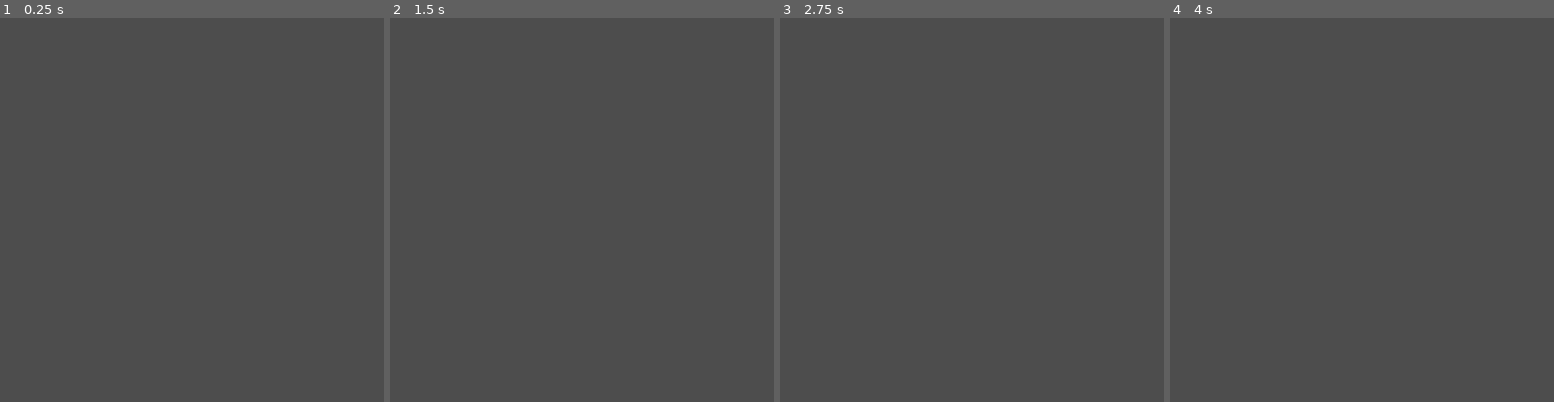
Above: before the commit, frames 1-4 (left to right).
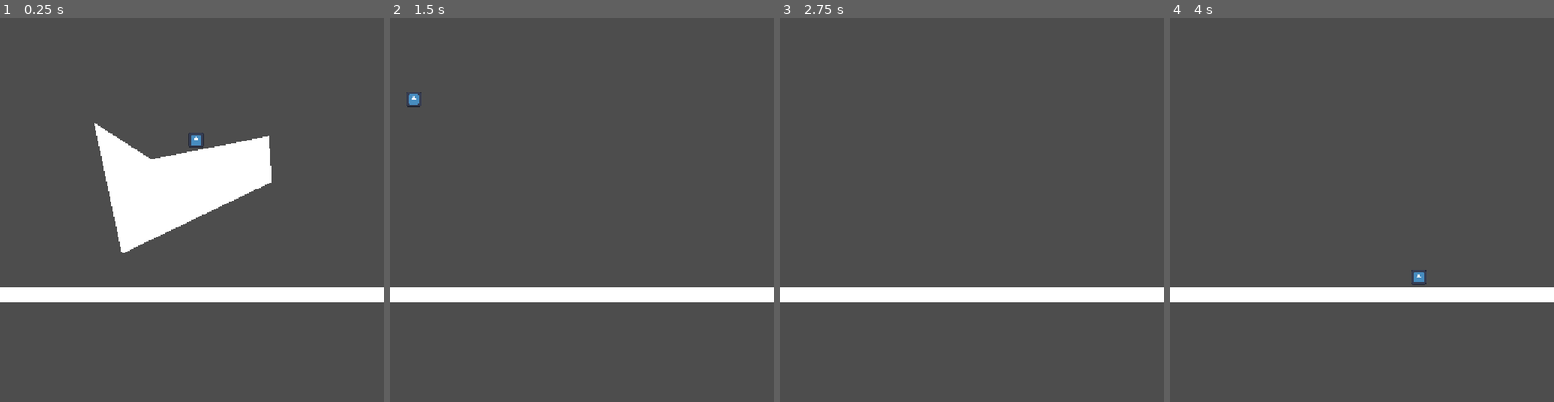
Above: after the commit, the same moments.

Repository: xorblo-doitus/OOB
Game: Godot game, scene res://src/gameplay/world/world.tscn
Same seed, same stepped clock (60 frames per second), same inputs: the game is played once before the commit and once after it. The engine's default icon, where the game draws it, is replaced by a stand-in: a white triangle on a blue panel in a dark square.
Inputs:
- Up to frame 1 (0.25 s): no input
- Up to frame 2 (1.5 s): tap Enter at 0.5 s; hold D (right) from 0.53 s (still down); tap Space (jump) at 0.77 s
- Up to frame 3 (2.75 s): tap Space (jump) at 1.52 s; release D (right) at 2.03 s; hold Left (left) from 2.03 s (still down)
- Up to frame 4 (4 s): release Left (left) at 2.78 s; hold D (right) from 2.78 s (still down); tap Space (jump) at 3.02, 3.77 s

The runs differ from the first frame. In frame 1, 12% of the frame differs, in the area x 0-100%, y 27-75%; in frame 2, 4.0%; in frame 3, 3.9%; in frame 4, 4.0%.

Commit message:
Temporary visuals

Diff:
--- a/src/gameplay/entities/player.tscn
+++ b/src/gameplay/entities/player.tscn
@@ -1,6 +1,7 @@
-[gd_scene load_steps=3 format=3 uid="uid://cydou714l1g6v"]
+[gd_scene load_steps=4 format=3 uid="uid://cydou714l1g6v"]
 
 [ext_resource type="Script" path="res://src/gameplay/entities/player.gd" id="1_n2ox0"]
+[ext_resource type="Texture2D" uid="uid://btk271e0heuq2" path="res://icon.svg" id="2_ksffc"]
 
 [sub_resource type="CapsuleShape2D" id="CapsuleShape2D_vhmwp"]
 
@@ -9,3 +10,8 @@
 
 [node name="CollisionShape2D" type="CollisionShape2D" parent="."]
 shape = SubResource("CapsuleShape2D_vhmwp")
+
+[node name="Icon" type="Sprite2D" parent="."]
+position = Vector2(0, 1)
+scale = Vector2(0.15625, 0.15625)
+texture = ExtResource("2_ksffc")
--- a/src/gameplay/world/terrain/bloc.tscn
+++ b/src/gameplay/world/terrain/bloc.tscn
@@ -4,5 +4,11 @@
 
 [node name="Bloc" type="StaticBody2D"]
 
+[node name="ColorRect" type="ColorRect" parent="."]
+offset_left = -10.0
+offset_top = -10.0
+offset_right = 10.0
+offset_bottom = 10.0
+
 [node name="CollisionShape2D" type="CollisionShape2D" parent="."]
 shape = SubResource("RectangleShape2D_weqj2")
--- a/src/gameplay/world/terrain/long_platform.tscn
+++ b/src/gameplay/world/terrain/long_platform.tscn
@@ -5,5 +5,11 @@
 
 [node name="LongPlatform" type="StaticBody2D"]
 
+[node name="ColorRect" type="ColorRect" parent="."]
+offset_left = -256.0
+offset_top = -10.0
+offset_right = 256.0
+offset_bottom = 10.0
+
 [node name="CollisionShape2D" type="CollisionShape2D" parent="."]
 shape = SubResource("RectangleShape2D_krbgd")
--- /dev/null
+++ b/src/gameplay/world/terrain/polygon_terrain.gd
@@ -0,0 +1,13 @@
+@tool
+extends Polygon2D
+
+@onready var collision: CollisionPolygon2D = %Collision
+
+func _set(property: StringName, value: Variant) -> bool:
+	if property == &"polygon":
+		if not is_node_ready():
+			set_deferred(&"polygon", value)
+			return false
+		collision.polygon = value
+
+	return false
--- /dev/null
+++ b/src/gameplay/world/terrain/polygon_terrain.tscn
@@ -0,0 +1,12 @@
+[gd_scene load_steps=2 format=3 uid="uid://d313j65dc033f"]
+
+[ext_resource type="Script" path="res://src/gameplay/world/terrain/polygon_terrain.gd" id="1_0wnq6"]
+
+[node name="PolygonTerrain" type="Polygon2D"]
+script = ExtResource("1_0wnq6")
+
+[node name="Body" type="StaticBody2D" parent="."]
+
+[node name="Collision" type="CollisionPolygon2D" parent="Body"]
+unique_name_in_owner = true
+build_mode = 1
--- a/src/gameplay/world/world.tscn
+++ b/src/gameplay/world/world.tscn
@@ -1,10 +1,11 @@
-[gd_scene load_steps=6 format=3 uid="uid://ciceafugib0p4"]
+[gd_scene load_steps=7 format=3 uid="uid://ciceafugib0p4"]
 
 [ext_resource type="Script" path="res://src/gameplay/world/world.gd" id="1_nomqr"]
 [ext_resource type="PackedScene" uid="uid://cydou714l1g6v" path="res://src/gameplay/entities/player.tscn" id="2_enicr"]
 [ext_resource type="PackedScene" uid="uid://delrjt1dlkmbj" path="res://src/gameplay/world/camera_zone.tscn" id="4_et3i5"]
 [ext_resource type="PackedScene" uid="uid://clr627lga6td1" path="res://src/gameplay/world/terrain/long_platform.tscn" id="4_skm66"]
 [ext_resource type="PackedScene" uid="uid://bnmdgmyiltuxv" path="res://src/gameplay/world/terrain/bloc.tscn" id="5_sdugo"]
+[ext_resource type="PackedScene" uid="uid://d313j65dc033f" path="res://src/gameplay/world/terrain/polygon_terrain.tscn" id="6_t1arw"]
 
 [node name="World" type="Node2D"]
 script = ExtResource("1_nomqr")
@@ -33,4 +34,8 @@
 position = Vector2(-255, 369)
 
 [node name="Bloc" parent="." instance=ExtResource("5_sdugo")]
-position = Vector2(-177, 348)
+position = Vector2(-177, 349)
+
+[node name="PolygonTerrain" parent="." instance=ExtResource("6_t1arw")]
+position = Vector2(282, 262)
+polygon = PackedVector2Array(80, -44, -120, 52, -157, -123, -81, -74, -81, -74, 76, -105)
